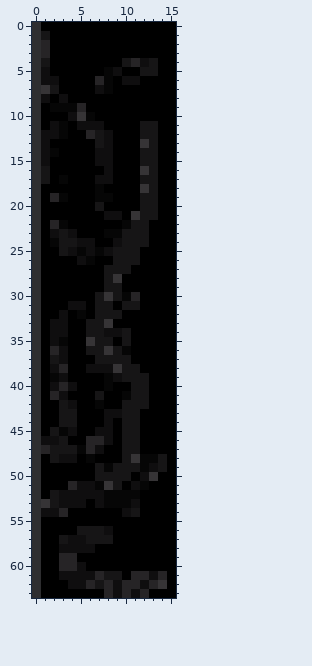
A pixel-art sprite gets an edit: Assets/Art/sidecounter.png. The first picture shows the starting point.
The file is 16x64 pixels. Colours within 5 levels of each other are drawn and written as one.
Now the later version:
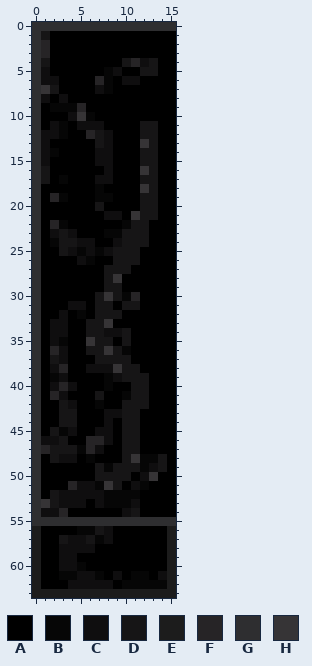
Palette (. is transparent): A #000000  B #060606  C #0f0e0f  D #161516  E #1c1c1c  F #262426  G #2e2e30  H #363436
The edit:
@@ x 0..15 @@
- 0 GAAAAAAAAAAAAAAA
+ 0 GGGGGGGGGGGGGGGG
  1 GDAAAAAAAAAAAAAA
@@ x 0..15 @@
 54 GCCFAAAAAACDAAAA
-55 GAAAAAAAAAAAAAAA
-56 GAAAADDDCAAAAAAA
-57 GAADCCDDDAAAAAAA
-58 GAACCCCAAAAAAAAA
-59 GAAFFAAAAAAAAAAA
-60 GAAFFCAAAAAAAAAA
-61 GAACCCCFDDAFFCFA
-62 GAAACCFDFCFFCFHA
-63 GAAAAAAAFCFCFAAA
+55 GGGGGGGGGGGGGGGG
+56 EAAAABBDCAAAAAAE
+57 EAADCCDBCAAAAAAE
+58 EAACCCCAAAAAAAAE
+59 EAACCAAAAAAAAAAE
+60 EAACCBAAAAAAAAAE
+61 EAABBCCBACABBACE
+62 EAAACCCCCABBBBBE
+63 EEEEEEEEEEEEEEEE
Changed places in both pictures, as pixel boxes (x1, y1, x2, y2):
changed: (41, 22, 176, 31)
changed: (32, 517, 176, 598)
